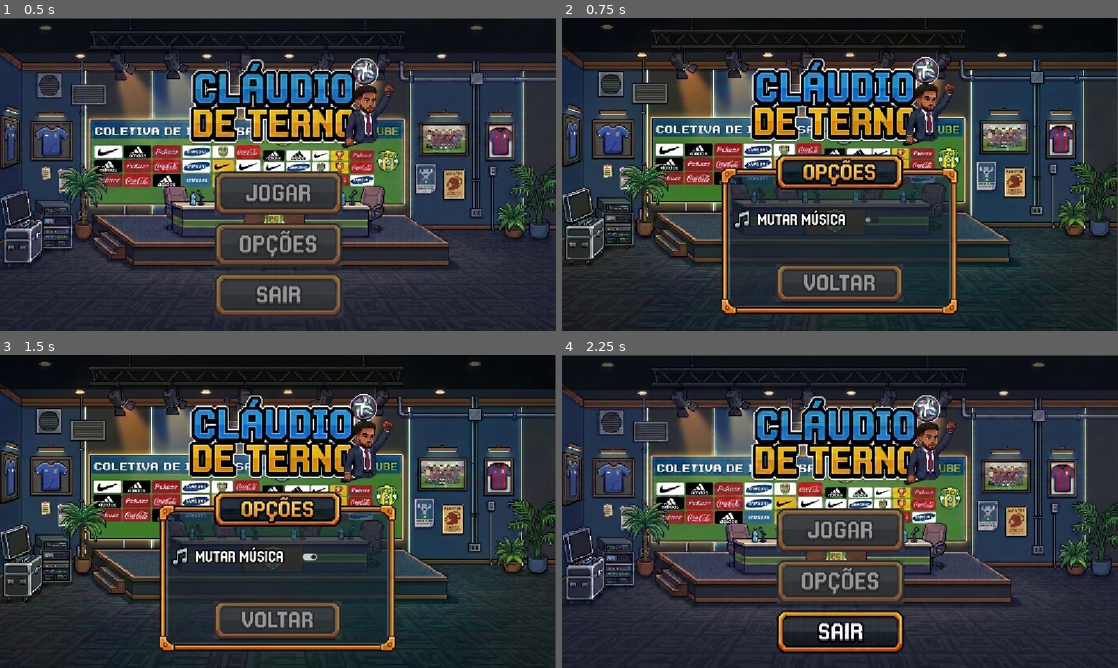
Above: before the commit, frames 1-4 (two rows, left to right).
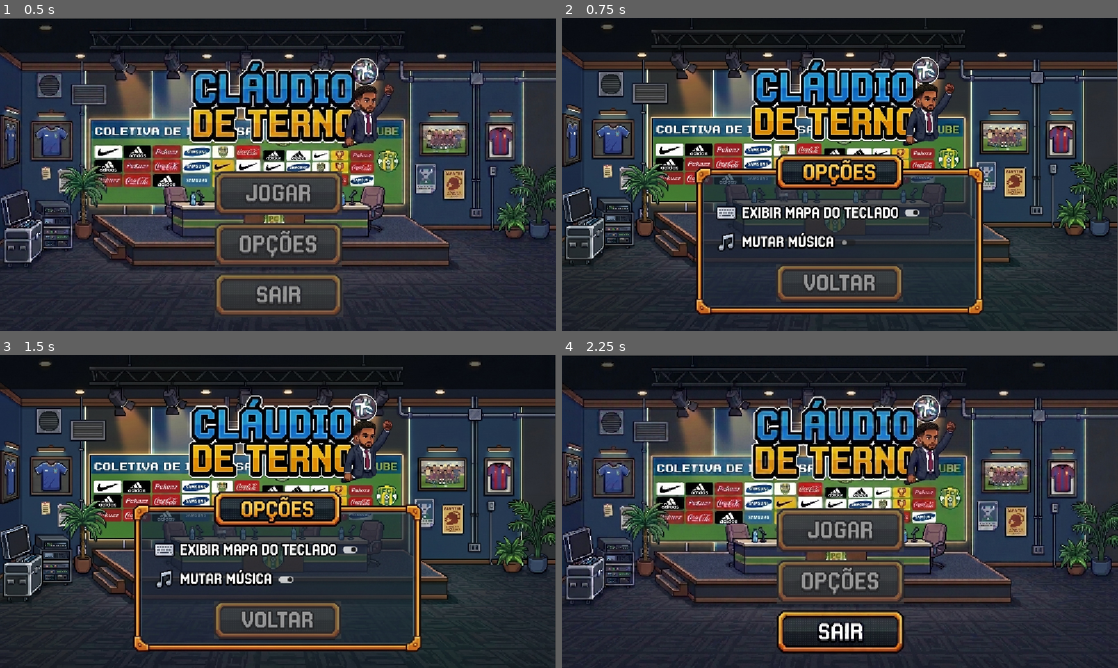
Above: after the commit, the same moments.

Repository: MicaelDosSantoss/AventurasDeUmJogador
Game: Godot game, scene res://Telas/Tela Principal/Tela_Principal.tscn
Two runs of this game, one before a commit and one after it. Both use one fixed random seed, a clock stepped at 60 frames per second and the inputs below.
Inputs (mouse positions are in pixels of both pictures, inside the frame that each line leads up to; where the layout moved, square brackets give the same spot in the first picture):
- Up to frame 1 (0.5 s): no input
- Up to frame 2 (0.75 s): click (840, 246) at 0.5 s
- Up to frame 3 (1.5 s): click (283, 580) [311, 558] at 1.25 s
- Up to frame 4 (2.25 s): click (840, 621) at 2 s

Frame 1 is identical in both runs. In frame 2, 8.5% of the frame differs, in the area x 0-100%, y 2-95%; in frame 3, 8.6%; in frame 4, nothing differs.

Commit message:
Implementação da tela de opção, com as configurações de 'exibir o mapa de teclado' e 'mutar o som', junto a isso foi implementado a tela de pause.

Diff:
--- a/Aventura no Futebol/HUD/cena_hud.tscn
+++ b/Aventura no Futebol/HUD/cena_hud.tscn
@@ -5,8 +5,10 @@
 [ext_resource type="PackedScene" uid="uid://5c2028nf146w" path="res://qtd_garrafas.tscn" id="3_mgfex"]
 [ext_resource type="PackedScene" uid="uid://bf2euw06oa66u" path="res://qtd_bolas.tscn" id="4_4i8th"]
 [ext_resource type="Texture2D" uid="uid://dqt6h8j56l0t1" path="res://HUD/Sprint/Keyboard_Final.png" id="5_4g3gh"]
+[ext_resource type="PackedScene" uid="uid://dtxibkikw58r8" path="res://HUD/cena_pausa.tscn" id="6_bwlip"]
 
 [node name="HUD" type="Node2D" unique_id=1631860032]
+process_mode = 3
 script = ExtResource("1_snlbb")
 
 [node name="ParallaxBackground" type="ParallaxBackground" parent="." unique_id=178266226]
@@ -22,3 +24,5 @@
 position = Vector2(1002, 335.00006)
 scale = Vector2(0.43829134, 0.35641894)
 texture = ExtResource("5_4g3gh")
+
+[node name="CenaPausa" parent="ParallaxBackground" unique_id=1876080896 instance=ExtResource("6_bwlip")]
--- /dev/null
+++ b/Aventura no Futebol/HUD/cena_pausa.gd
@@ -0,0 +1,13 @@
+extends Node2D
+
+# Called when the node enters the scene tree for the first time.
+func _ready() -> void:
+	get_tree().paused = false
+	visible = false
+
+# Called every frame. 'delta' is the elapsed time since the previous frame.
+func _process(delta: float) -> void:
+
+	if(Input.is_action_just_pressed("pausa")):
+		get_tree().paused  = not get_tree().paused
+		visible = get_tree().paused
--- /dev/null
+++ b/Aventura no Futebol/HUD/cena_pausa.tscn
@@ -0,0 +1,16 @@
+[gd_scene format=3 uid="uid://dtxibkikw58r8"]
+
+[ext_resource type="Script" uid="uid://diocntd4g8o10" path="res://HUD/cena_pausa.gd" id="1_qpsp8"]
+[ext_resource type="Texture2D" uid="uid://4b2rd6hwq38b" path="res://HUD/Sprint/Pausado.png" id="2_xpaaw"]
+
+[node name="CenaPausa" type="Node2D" unique_id=1876080896]
+script = ExtResource("1_qpsp8")
+
+[node name="ColorRect" type="ColorRect" parent="." unique_id=1281704467]
+offset_right = 1151.0
+offset_bottom = 652.0
+color = Color(0, 0, 0, 0.3529412)
+
+[node name="Sprite2D" type="Sprite2D" parent="." unique_id=1605903695]
+position = Vector2(574, 315)
+texture = ExtResource("2_xpaaw")
--- a/Aventura no Futebol/HUD/script_hud.gd
+++ b/Aventura no Futebol/HUD/script_hud.gd
@@ -3,3 +3,5 @@
 # Called every frame. 'delta' is the elapsed time since the previous frame.
 func _process(delta: float) -> void:
 	var vida = ScriptGlobal.qtd_vidas;
+	var keyboard_visible = ScriptGlobal.keyboard_visible
+	$ParallaxBackground/Sprite2D.visible = keyboard_visible
--- a/Aventura no Futebol/Inimigos/Inimigo (Atacante)/inimigo_atacante.tscn
+++ b/Aventura no Futebol/Inimigos/Inimigo (Atacante)/inimigo_atacante.tscn
@@ -2,6 +2,7 @@
 
 [ext_resource type="Script" uid="uid://vp2uqa26swq" path="res://Inimigos/Inimigo (Atacante)/personagem_(atacante).gd" id="1_ileuh"]
 [ext_resource type="Texture2D" uid="uid://bx8u5m1ri3qav" path="res://Inimigos/Inimigo (Atacante)/sprint_inimigo_3.png" id="2_ileuh"]
+[ext_resource type="AudioStream" uid="uid://liw2wax0v1vd" path="res://Sons/Rasteira.wav" id="3_583t2"]
 
 [sub_resource type="RectangleShape2D" id="RectangleShape2D_l42ct"]
 size = Vector2(40, 144)
@@ -154,5 +155,9 @@
 shape = SubResource("RectangleShape2D_8je1c")
 disabled = true
 
+[node name="AudioStreamPlayer_Rasteira" type="AudioStreamPlayer" parent="Personagem (Atacante)" unique_id=1314228368]
+stream = ExtResource("3_583t2")
+volume_db = 2.0
+
 [connection signal="animation_finished" from="Personagem (Atacante)/AnimationPlayer" to="Personagem (Atacante)" method="_on_animation_player_animation_finished"]
 [connection signal="body_entered" from="Personagem (Atacante)/Area2D" to="Personagem (Atacante)" method="Dano_atacante_personagem"]
--- a/Aventura no Futebol/Inimigos/Inimigo (Atacante)/personagem_(atacante).gd
+++ b/Aventura no Futebol/Inimigos/Inimigo (Atacante)/personagem_(atacante).gd
@@ -29,6 +29,7 @@
 		if ($RayCast2D.get_collider().name=="Personagem"):
 			$AnimationPlayer.play("Inimigo Atacante (Rasteira)")
 
+
 	elif velocidade == 0:
 		if $AnimationPlayer.current_animation != "Inimigo Atacante (Parado)":
 			$AnimationPlayer.play("Inimigo Atacante (Parado)")
@@ -49,7 +50,8 @@
 	move_and_slide()
 
 func Dano_atacante_personagem(body: Node2D) -> void:
-	print("De")
+
 	if(body.name == "Personagem"):
+		$AudioStreamPlayer_Rasteira.play()
 		body.receber_dano()
 		await get_tree().create_timer(10.0).timeout
--- a/Aventura no Futebol/Inimigos/Inimigo (Goleiro)/Inimigo_Goleiro.tscn
+++ b/Aventura no Futebol/Inimigos/Inimigo (Goleiro)/Inimigo_Goleiro.tscn
@@ -2,6 +2,7 @@
 
 [ext_resource type="Script" uid="uid://c14mckx72wqsb" path="res://Inimigos/Inimigo (Goleiro)/personagem_(goleiro).gd" id="1_5nkju"]
 [ext_resource type="Texture2D" uid="uid://345agiwwqhl6" path="res://Inimigos/Inimigo (Goleiro)/Sprint_Goleiro.png" id="2_b4s55"]
+[ext_resource type="AudioStream" uid="uid://lilbrne5q64n" path="res://Sons/Soco_Goleiro.ogg" id="3_b4s55"]
 
 [sub_resource type="RectangleShape2D" id="RectangleShape2D_l42ct"]
 size = Vector2(50, 110.5)
@@ -55,7 +56,7 @@
 
 [sub_resource type="Animation" id="Animation_hv1qd"]
 resource_name = "Goleiro (Parado)"
-length = 0.39999999999999997
+length = 0.4
 loop_mode = 1
 step = 0.2
 tracks/0/type = "value"
@@ -144,4 +145,7 @@
 position = Vector2(41.5, -17.5)
 shape = SubResource("RectangleShape2D_8je1c")
 
+[node name="AudioStreamPlayer_Goleiro_Atacando" type="AudioStreamPlayer" parent="Personagem (Goleiro)" unique_id=874309414]
+stream = ExtResource("3_b4s55")
+
 [connection signal="body_entered" from="Personagem (Goleiro)/Area2D" to="Personagem (Goleiro)" method="Dano_do_Personagem"]
--- a/Aventura no Futebol/Inimigos/Inimigo (Goleiro)/personagem_(goleiro).gd
+++ b/Aventura no Futebol/Inimigos/Inimigo (Goleiro)/personagem_(goleiro).gd
@@ -21,6 +21,7 @@
 
 		if ($RayCast2D.get_collider()!=null):
 			if ($RayCast2D.get_collider().name=="Personagem"):
+				$AudioStreamPlayer_Goleiro_Atacando.play()
 				$AnimationPlayer.play("Goleiro (Atacando)")
 				velocity.y = -forcao_pulo
 		else:
--- a/Aventura no Futebol/Inimigos/Inimigo (Juiz)/inimigo_juiz.gd
+++ b/Aventura no Futebol/Inimigos/Inimigo (Juiz)/inimigo_juiz.gd
@@ -24,6 +24,7 @@
 		direcao_inimigo = -1
 
 func atirar_cartao():
+	$AudioStreamPlayer_Som_Cartao.play()
 	var cena_cartao = preload("res://Inimigos/Inimigo (Juiz)/cena_cartao.tscn")
 	var obj_cartao = cena_cartao.instantiate()
 	get_parent().add_child(obj_cartao)
--- a/Aventura no Futebol/Inimigos/Inimigo (Juiz)/inimigo_juiz.tscn
+++ b/Aventura no Futebol/Inimigos/Inimigo (Juiz)/inimigo_juiz.tscn
@@ -2,6 +2,7 @@
 
 [ext_resource type="Script" uid="uid://deuwek5cn51au" path="res://Inimigos/Inimigo (Juiz)/inimigo_juiz.gd" id="1_7vvcl"]
 [ext_resource type="Texture2D" uid="uid://c5qsiqy2hh6kh" path="res://Inimigos/Inimigo (Juiz)/Sprint_juiz.png" id="1_ml8oi"]
+[ext_resource type="AudioStream" uid="uid://b0q8ak8nspp0l" path="res://Sons/JogandoCartas.mp3" id="3_u3q8f"]
 
 [sub_resource type="RectangleShape2D" id="RectangleShape2D_l42ct"]
 size = Vector2(34, 128.5)
@@ -106,3 +107,7 @@
 
 [node name="Marker2D" type="Marker2D" parent="Character" unique_id=759666340]
 position = Vector2(92, 52)
+
+[node name="AudioStreamPlayer_Som_Cartao" type="AudioStreamPlayer" parent="Character" unique_id=2053288590]
+stream = ExtResource("3_u3q8f")
+volume_db = 3.0
--- a/Aventura no Futebol/Scripts/script_global.gd
+++ b/Aventura no Futebol/Scripts/script_global.gd
@@ -5,6 +5,8 @@
 var fase_atual = 0
 var qtd_garrafas = 0
 var qtd_municao = 0
+var musica_ligada = true
+var keyboard_visible = true
 
 func resetar_variaveis():
 	qtd_vidas = 3
@@ -12,6 +14,7 @@
 	fase_atual = 0
 	qtd_garrafas = 0
 	qtd_municao = 3
+	var musica_ligada = true
 
 func _ready() -> void:
 	resetar_variaveis()
--- a/Aventura no Futebol/Telas/Game Over/Game_Over.tscn
+++ b/Aventura no Futebol/Telas/Game Over/Game_Over.tscn
@@ -3,6 +3,7 @@
 [ext_resource type="Script" uid="uid://6hwix4rq7u7p" path="res://Telas/Game Over/game_over.gd" id="1_j03h3"]
 [ext_resource type="Texture2D" uid="uid://bj5o74h8bw4rl" path="res://Telas/Game Over/Tela_GameOver.png" id="2_4m77x"]
 [ext_resource type="AudioStream" uid="uid://uc0f1jcky180" path="res://Sons/derrota.wav" id="3_4m77x"]
+[ext_resource type="AudioStream" uid="uid://bo8486h55ih2j" path="res://Sons/Clique.wav" id="4_wcy0k"]
 
 [sub_resource type="StyleBoxFlat" id="StyleBoxFlat_j03h3"]
 bg_color = Color(0.26666668, 0.26666668, 0.26666668, 0.5568628)
@@ -52,5 +53,9 @@
 stream = ExtResource("3_4m77x")
 autoplay = true
 
+[node name="AudioStreamPlayer_Clique" type="AudioStreamPlayer" parent="." unique_id=334012492]
+stream = ExtResource("4_wcy0k")
+volume_db = 3.0
+
 [connection signal="pressed" from="Button_TentarNovamente" to="." method="reiniciar"]
 [connection signal="pressed" from="Button_Desistir" to="." method="desistir"]
--- a/Aventura no Futebol/Telas/Game Over/game_over.gd
+++ b/Aventura no Futebol/Telas/Game Over/game_over.gd
@@ -9,9 +9,11 @@
 	pass
 
 func reiniciar() -> void:
+	$AudioStreamPlayer_Clique.play()
 	ScriptGlobal.resetar_variaveis()
 	get_tree().change_scene_to_file("res://cena_fase.tscn")
 
 func desistir() -> void:
+	$AudioStreamPlayer_Clique.play()
 	ScriptGlobal.resetar_variaveis()
 	get_tree().change_scene_to_file("res://Telas/Tela Principal/Tela_Principal.tscn")
--- a/Aventura no Futebol/Telas/Opcoes/Opcoes.tscn
+++ b/Aventura no Futebol/Telas/Opcoes/Opcoes.tscn
@@ -1,8 +1,9 @@
 [gd_scene format=3 uid="uid://bore7oteg3ddq"]
 
 [ext_resource type="Script" uid="uid://bg5of3ae48xxk" path="res://Telas/Opcoes/opcoes.gd" id="1_oj8uf"]
-[ext_resource type="Texture2D" uid="uid://q2gkbdhts2bc" path="res://Telas/Opcoes/Opcoes.jpg" id="2_yqj1h"]
+[ext_resource type="Texture2D" uid="uid://ctbis0y84t5qb" path="res://Telas/Opcoes/Opcoes.jpg" id="2_yqj1h"]
 [ext_resource type="AudioStream" uid="uid://d1hxn54rhunu8" path="res://Sons/Musica_Tela_Principal.wav" id="3_yqj1h"]
+[ext_resource type="AudioStream" uid="uid://bo8486h55ih2j" path="res://Sons/Clique.wav" id="4_vxoj1"]
 
 [sub_resource type="StyleBoxFlat" id="StyleBoxFlat_vxoj1"]
 bg_color = Color(0.26666668, 0.26666668, 0.26666668, 0.5568628)
@@ -22,10 +23,10 @@
 texture = ExtResource("2_yqj1h")
 
 [node name="CheckButton_Musica" type="CheckButton" parent="." unique_id=1191988324]
-offset_left = 620.0
-offset_top = 406.0
-offset_right = 664.0
-offset_bottom = 430.0
+offset_left = 571.0
+offset_top = 453.0
+offset_right = 615.0
+offset_bottom = 477.0
 
 [node name="Button_Opcao" type="Button" parent="." unique_id=1173325503]
 offset_left = 443.0
@@ -41,4 +42,17 @@
 volume_db = -17.0
 autoplay = true
 
+[node name="CheckButton_Keyboard" type="CheckButton" parent="." unique_id=149690752]
+offset_left = 703.0
+offset_top = 391.0
+offset_right = 747.0
+offset_bottom = 415.0
+button_pressed = true
+
+[node name="AudioStreamPlayer_Clique" type="AudioStreamPlayer" parent="." unique_id=1750432971]
+stream = ExtResource("4_vxoj1")
+volume_db = 3.0
+
+[connection signal="pressed" from="CheckButton_Musica" to="." method="silenciar"]
 [connection signal="pressed" from="Button_Opcao" to="." method="voltar"]
+[connection signal="pressed" from="CheckButton_Keyboard" to="." method="Keyboard"]
--- a/Aventura no Futebol/Telas/Opcoes/opcoes.gd
+++ b/Aventura no Futebol/Telas/Opcoes/opcoes.gd
@@ -1,14 +1,26 @@
 extends Node2D
-
 
 # Called when the node enters the scene tree for the first time.
 func _ready() -> void:
-	for node in get_tree().root.get_children():
-		print(node.name, " -> ", node.get_path())
+	var volume = AudioServer.get_bus_index("Master")
+	ScriptGlobal.musica_ligada = $CheckButton_Musica.button_pressed
+	AudioServer.set_bus_mute(volume, ScriptGlobal.musica_ligada)
 
 # Called every frame. 'delta' is the elapsed time since the previous frame.
 func _process(delta: float) -> void:
-	pass
+	$CheckButton_Keyboard.button_pressed = ScriptGlobal.keyboard_visible
 
 func voltar() -> void:
+	$AudioStreamPlayer_Clique.play()
 	get_tree().change_scene_to_file("res://Telas/Tela Principal/Tela_Principal.tscn")
+
+func silenciar() -> void:
+	$AudioStreamPlayer_Clique.play()
+	var volume = AudioServer.get_bus_index("Master")
+	ScriptGlobal.musica_ligada = $CheckButton_Musica.button_pressed
+	AudioServer.set_bus_mute(volume, ScriptGlobal.musica_ligada)
+
+func Keyboard() -> void:
+	$AudioStreamPlayer_Clique.play()
+	ScriptGlobal.keyboard_visible = $CheckButton_Keyboard.button_pressed
+	print(ScriptGlobal.keyboard_visible)
--- a/Aventura no Futebol/Telas/Tela Principal/Tela_Principal.tscn
+++ b/Aventura no Futebol/Telas/Tela Principal/Tela_Principal.tscn
@@ -1,8 +1,9 @@
 [gd_scene format=3 uid="uid://csswl6fiki38p"]
 
 [ext_resource type="Script" uid="uid://drltqsppv77hc" path="res://Telas/Tela Principal/tela_principal.gd" id="1_u6y3c"]
-[ext_resource type="Texture2D" uid="uid://cqjnowk2uv38a" path="res://Telas/Tela Principal/Tela_Inicial.jpg" id="2_yx3xg"]
+[ext_resource type="Texture2D" uid="uid://1341txsfkvmi" path="res://Telas/Tela Principal/Tela_Principal.jpg" id="2_yx3xg"]
 [ext_resource type="AudioStream" uid="uid://d1hxn54rhunu8" path="res://Sons/Musica_Tela_Principal.wav" id="3_yx3xg"]
+[ext_resource type="AudioStream" uid="uid://bo8486h55ih2j" path="res://Sons/Clique.wav" id="4_jeaqj"]
 
 [sub_resource type="StyleBoxFlat" id="StyleBoxFlat_jeaqj"]
 bg_color = Color(0.26666668, 0.26666668, 0.26666668, 0.5568628)
@@ -71,6 +72,10 @@
 volume_db = -17.119
 autoplay = true
 
+[node name="AudioStreamPlayer_Clique" type="AudioStreamPlayer" parent="." unique_id=2038550585]
+stream = ExtResource("4_jeaqj")
+volume_db = 3.0
+
 [connection signal="pressed" from="Button_Jogar" to="." method="iniciar_jogo"]
 [connection signal="pressed" from="Button_Opcao" to="." method="Opcao"]
 [connection signal="pressed" from="Button_Sair" to="." method="sair_jogo"]
--- a/Aventura no Futebol/Telas/Tela Principal/tela_principal.gd
+++ b/Aventura no Futebol/Telas/Tela Principal/tela_principal.gd
@@ -11,11 +11,13 @@
 	pass
 
 func iniciar_jogo() -> void:
+	$AudioStreamPlayer_Clique.play()
 	get_tree().change_scene_to_file("res://cena_fase.tscn")
 
 func sair_jogo() -> void:
+	$AudioStreamPlayer_Clique.play()
 	get_tree().quit()
 
-
 func Opcao() -> void:
+	$AudioStreamPlayer_Clique.play()
 	get_tree().change_scene_to_file("res://Telas/Opcoes/Opcoes.tscn")
--- a/Aventura no Futebol/cena_jogador2.tscn
+++ b/Aventura no Futebol/cena_jogador2.tscn
@@ -3,11 +3,11 @@
 [ext_resource type="Script" uid="uid://cy0iixbud3gru" path="res://script_personagem.gd" id="1_ee3mg"]
 [ext_resource type="Texture2D" uid="uid://cwirlio2vt75x" path="res://Jogador Claudio.png" id="2_ee3mg"]
 [ext_resource type="AudioStream" uid="uid://b0ndukwm68bx1" path="res://Sons/Pular.wav" id="3_5y7f4"]
-[ext_resource type="AudioStream" uid="uid://c6guuvskb872p" path="res://Sons/Corrida_Grama.wav" id="4_cu5xa"]
 [ext_resource type="AudioStream" uid="uid://bcbc6qw1m3dah" path="res://Sons/Dano_no_personagem.wav" id="5_0crp6"]
 [ext_resource type="AudioStream" uid="uid://74g1n51lbudf" path="res://Sons/bola-de-futebol_editado.wav" id="6_bdqfo"]
 [ext_resource type="AudioStream" uid="uid://6gpnmthcydtb" path="res://Sons/Tomando_Agua.wav" id="7_cu5xa"]
 [ext_resource type="AudioStream" uid="uid://cmuaiaytrsuo1" path="res://Sons/destruir_Coletavel.mp3" id="8_o4m5a"]
+[ext_resource type="AudioStream" uid="uid://liw2wax0v1vd" path="res://Sons/Rasteira.wav" id="8_wjnao"]
 
 [sub_resource type="RectangleShape2D" id="RectangleShape2D_64uw6"]
 size = Vector2(43, 126.5)
@@ -230,7 +230,6 @@
 volume_db = 3.0
 
 [node name="AudioStreamPlayer_Correndo" type="AudioStreamPlayer" parent="Personagem" unique_id=1567340384]
-stream = ExtResource("4_cu5xa")
 volume_db = 3.0
 
 [node name="AudioStreamPlayer_Recebendo_Dano" type="AudioStreamPlayer" parent="Personagem" unique_id=197748165]
@@ -247,4 +246,8 @@
 [node name="AudioStreamPlayer_destruir_coletavel" type="AudioStreamPlayer" parent="Personagem" unique_id=1379541122]
 stream = ExtResource("8_o4m5a")
 
+[node name="AudioStreamPlayer_Rasteira" type="AudioStreamPlayer" parent="Personagem" unique_id=893275585]
+stream = ExtResource("8_wjnao")
+volume_db = 2.0
+
 [connection signal="body_entered" from="Personagem/Area2D" to="Personagem" method="eliminar_inimigo"]
--- a/Aventura no Futebol/script_personagem.gd
+++ b/Aventura no Futebol/script_personagem.gd
@@ -40,8 +40,6 @@
 				$AnimationPlayer.play("parado")
 			else:
 				$AnimationPlayer.play("correndo")
-				if (!$AudioStreamPlayer_Correndo.playing):
-					$AudioStreamPlayer_Correndo.play()
 		if (ScriptGlobal.qtd_municao > 0):
 			if (Input.is_action_pressed("chutar")):
 				$AnimationPlayer.play("chutando")
@@ -49,6 +47,7 @@
 
 		if (Input.is_action_pressed("carrinho")):
 			$AnimationPlayer.play("carrinho")
+			$AudioStreamPlayer_Rasteira.play()
 			animando = true
 
 		if (Input.is_action_pressed("curar_vida")):
@@ -83,7 +82,6 @@
 
 func eliminar_inimigo(body: Node2D) -> void:
 
-
 	if( body.name == 'Coletavel (Municao)'):
 		$AudioStreamPlayer_destruir_coletavel.play()
 		print("Pegou o Coletavel...")
Binary file added: Aventura no Futebol/HUD/Sprint/Pausado.png
Not shown, changed: Aventura no Futebol/HUD/Sprint/Pausado.png.import
Not shown, added: Aventura no Futebol/HUD/cena_pausa.gd.uid
Not shown, added: Aventura no Futebol/Sons/Clique.wav.import
Not shown, added: Aventura no Futebol/Sons/JogandoCartas.mp3.import
Not shown, added: Aventura no Futebol/Sons/Rasteira.wav.import
Not shown, added: Aventura no Futebol/Sons/Soco_Goleiro.ogg.import
Binary file changed: Aventura no Futebol/Telas/Opcoes/Opcoes.jpg
Not shown, changed: Aventura no Futebol/Telas/Opcoes/Opcoes.jpg.import
Renamed: Aventura no Futebol/Telas/Tela Principal/Tela_Inicial.jpg -> Aventura no Futebol/Telas/Tela Principal/Tela_Principal.jpg
Not shown, added: Aventura no Futebol/Telas/Tela Principal/Tela_Principal.jpg.import
Not shown, added: Aventura no Futebol/Sons/Clique.wav
(and 3 more such lines)
